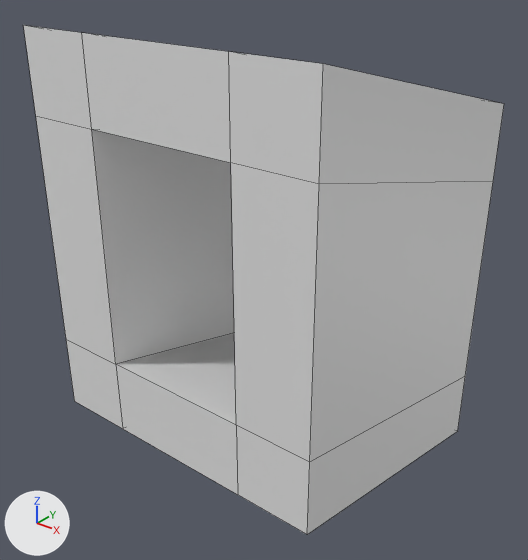
An edit to the Blender file Assets/meshes/hallway_tilt.blend, drawn before and after from the same camera.
The view is the same before and after, from a camera (50 mm lens) standing at (10.75, -16.96, 9.99) and looking at (-0.12, -3.37, 1.56). The lights are fixed; the arrows at lower left show +X, +Y and +Z. Mesh edges are drawn as thin lines.

Objects in the first picture: 'hall'.
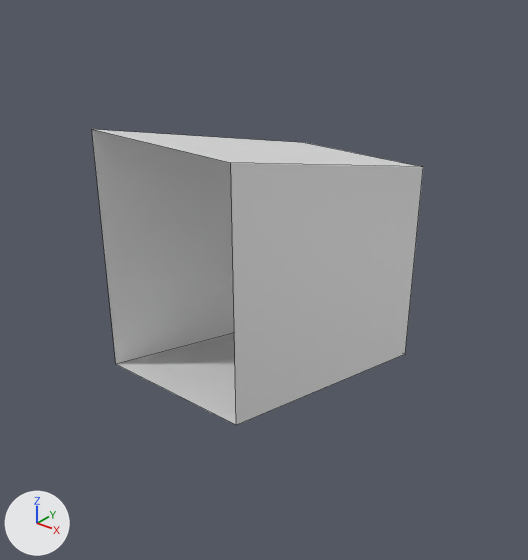
Edits to the scene script, one JSON object a line:
```json
{"block": "me_cube_002", "where": "# used by ob_hall; location = (0.0, -3.0, -1.0); scale = (4.0, 4.0, 1.0)"}
{"op": "remove", "block": "me_cube_002", "code": "me_cube_002.from_pydata(...)  # 32 vertices, 33 faces; spans x -1.0..1.0, y -1.0..1.0, z -3.0..9.0"}
{"op": "add", "block": "me_cube_002", "code": "me_cube_002.from_pydata(...)  # 8 vertices, 4 faces; spans x -0.5..0.5, y -1.0..1.0, z -1.0..7.0"}
{"block": "me_cube_002", "change": "me_cube_002 part 1"}
{"block": "me_cube_002", "change": "24 vertices are removed from x -1.0..1.0, y -1.0..1.0, z -3.0..9.0"}
{"block": "me_cube_002", "change": "29 faces are deleted"}
```

Where the change shows, as pixel boxes [x1, y1, x2, y2] in the pictures (528 x 560 px):
```json
{"object": "hall", "change": "reshaped", "before": [23, 25, 504, 535], "after": [92, 129, 423, 425], "on screen": "31% narrower, 42% shorter"}
{"part": 1, "of": "me_cube_002", "change": "deleted", "before": [23, 25, 504, 535]}
```
